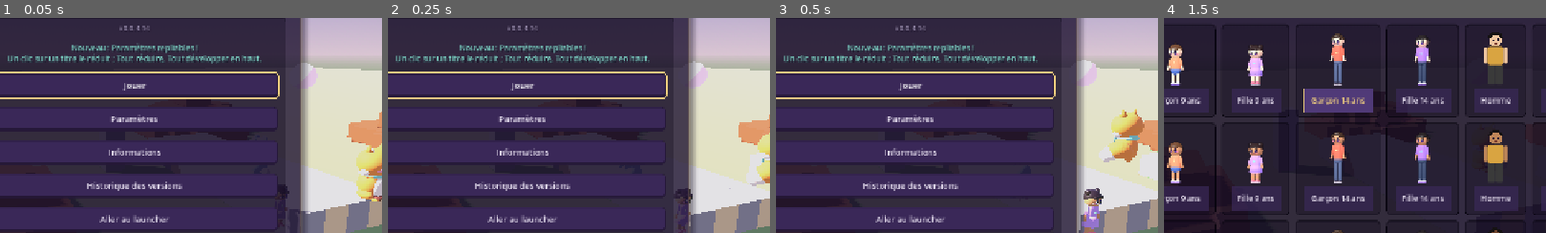
Above: before the commit, frames 1-4 (left to right).
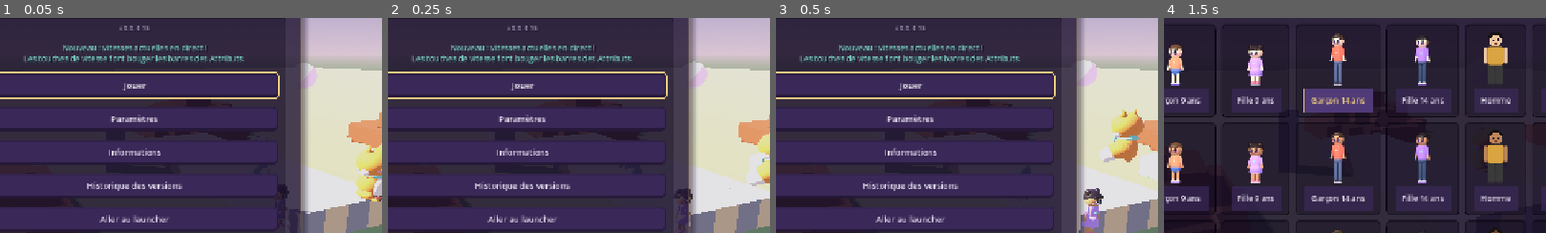
Above: after the commit, the same moments.

Repository: Oshidori99/OrbMeka
Game: Godot game, scene res://scenes/main.tscn
Two runs of this game, one before a commit and one after it. Both use one fixed random seed, a clock stepped at 60 frames per second and the inputs below.
Inputs:
- Up to frame 1 (0.05 s): no input
- Up to frame 2 (0.25 s): no input
- Up to frame 3 (0.5 s): no input
- Up to frame 4 (1.5 s): click "Paramètres" at 0.5 s; click "Personnage" at 1.25 s
The pictures show only the part of the screen within x 32-82%, y 24-74%; the shares and areas given below are measured in that part.

The runs differ from the first frame. In frame 1, 1.9% of the frame differs, in the area x 2-69%, y 3-22%; in frame 2, 1.9%; in frame 3, 1.9%; in frame 4, nothing differs.

Commit message:
0.0.4.15 — Vitesses actuelles
Attributs → Vitesses actuelles (déplacement, marche, course, casse, pose), changées en direct
par les touches de vitesse en mode développeur, champ et barre compris. Closes #112.

Co-Authored-By: Claude Opus 5.5 <noreply@anthropic.com>

Diff:
--- a/project.godot
+++ b/project.godot
@@ -11,7 +11,7 @@
 [application]
 
 config/name="OrbMeka"
-config/version="0.0.4.14"
+config/version="0.0.4.15"
 run/main_scene="res://scenes/main.tscn"
 config/features=PackedStringArray("4.7", "Forward Plus")
 config/icon="res://icon.svg"
--- a/scripts/app.gd
+++ b/scripts/app.gd
@@ -42,6 +42,7 @@
 	"Se baisser": {"keys": ["crouch_forward", "crouch_side", "crouch_back", "crouch_gravity"], "help": ["", "Vitesses et chute quand on se baisse.", "En se baissant (touche de Contrôles) : vitesse dans chaque direction, et gravité de chute, plus forte pour tomber plus vite."]},
 	"Voler": {"keys": ["fly_forward", "fly_side", "fly_back", "fly_run_forward", "fly_run_side", "fly_run_back", "fly_up", …(310 unchanged characters)…
 	"Changer de vitesse": {"keys": ["speed_max", "speed_min", "speed_up_rate", "speed_down_rate"], "help": ["", "↑ ↓ + tou …(542 unchanged characters)…
+	"Vitesses actuelles": {"keys": ["current_speed", "current_walk", "current_run", "current_break", "current_place"], "help": ["", "Où en sont les vitesses, en direct.", "Position actuelle des vitesses réglées en jeu avec ↑ ↓ (+ A : déplacement, + W : marche, + R : course, + clic : casse ou pose), en % de la normale. Les barres bougent en direct ; on peut aussi les régler ici. Gardées dans les limites de Changer de vitesse."]},
 	"Vue": {"keys": ["eye_height"], "help": ["", "Hauteur de la vue, en blocs.", "Hauteur des yeux au-dessus des pieds, en blocs : 1 = vue à un bloc du sol, 2 = à deux blocs. Deux décimales possibles (ex. 1,9 ou 2,15)."]},
 }
 # Réglages généraux (tous les mondes, quel que soit leur mode), par section du menu latéral.
@@ -250,6 +251,28 @@
 		character_voices.name = "CharacterVoices"
 		add_child(character_voices)
 	return character_voices
+
+# 0.0.4.15 : en mode développeur, les vitesses changées en jeu (↑ ↓, ⌫) s'affichent tout de suite dans
+# Attributs → Vitesses actuelles (champ et barre) ; enregistrées peu après le dernier changement.
+const SPEED_SAVE_DELAY := 0.6
+var speed_save_timer: Timer
+
+func _on_player_speeds() -> void:
+	if not is_instance_valid(active_world) or not active_world.developer_mode:
+		return
+	var player: Node = active_world.player
+	for scale in player.SCALES:
+		var key: String = "current_" + scale
+		var percent := snappedf(float(player.get(scale + "_scale")) * 100.0, 0.1)
+		settings.values[key] = percent
+		setting_fields[key].text = UserSettings.number_text(percent)
+		_sync_slider(key)
+	if speed_save_timer == null:
+		speed_save_timer = Timer.new()
+		speed_save_timer.one_shot = true
+		speed_save_timer.timeout.connect(func(): settings.save_values())
+		add_child(speed_save_timer)
+	speed_save_timer.start(SPEED_SAVE_DELAY)
 
 # Sons des menus (0.0.4.11), créés au premier bouton.
 func _sounds() -> Node:
@@ -1748,6 +1771,8 @@
 	active_world.set_coordinates_visible(settings.values.show_coords == "on")
 	active_world.player.crouch_toggle = settings.control_options.crouch_mode == "toggle"
 	active_world.player.run_mode = settings.control_options.run_mode
+	# 0.0.4.15 : vitesses changées en jeu → Attributs → Vitesses actuelles, en direct.
+	active_world.player.speeds_changed.connect(_on_player_speeds)
 	active_world.player.click_modifiers = Controls.click_modifiers(settings.controls)
 	active_world.player.move_blocks = Controls.blocked_moves(settings.controls)
 	# Opening from a menu is an explicit request to play immediately.
--- a/scripts/menu_showcase.gd
+++ b/scripts/menu_showcase.gd
@@ -12,9 +12,9 @@
 # 2 ou 3, choisis parmi les nouveautés : liste NEWS_RUNNERS ([id, peau], peau vide pour un animal).
 # Chacun prend son modèle Blender, sinon une forme simple (character_model.gd, partagé avec le jeu).
 # Le reste du fichier (sol, collines, ciel, caméra) ne change pas d'une version à l'autre.
-const NEWS_VERSION := "0.0.4.14"
-const NEWS_TEXT := "Nouveau : Paramètres repliables !
-Un clic sur un titre le réduit ; Tout réduire, Tout développer en haut."
+const NEWS_VERSION := "0.0.4.15"
+const NEWS_TEXT := "Nouveau : vitesses actuelles en direct !
+Les touches de vitesse font bouger les barres des Attributs."
 
 # 0.0.3.25 : les trois nouveautés de 0.0.3.23 en aller-retour au-dessus de l'herbe libre, devant la place
 # de sable et pierre (sous le panneau des menus, vers la droite), chacune sur sa rangée.
--- a/scripts/player.gd
+++ b/scripts/player.gd
@@ -1,4 +1,7 @@
 extends CharacterBody3D
+
+# 0.0.4.15 : une vitesse a changé (↑ ↓, ⌫) : l'application met à jour les Attributs → Vitesses actuelles.
+signal speeds_changed
 
 const ActionTiming = preload("res://scripts/action_timing.gd")
 
@@ -261,8 +264,11 @@
 	speed_min = float(values.get("speed_min", 50.0)) / 100.0
 	speed_up_rate = float(values.get("speed_up_rate", 40.0)) / 100.0
 	speed_down_rate = float(values.get("speed_down_rate", 40.0)) / 100.0
+	# 0.0.4.15 : en mode développeur, les vitesses actuelles viennent des Attributs ; sinon, celles
+	# de la partie restent (monde par défaut : non enregistrées). Toujours dans les limites.
 	for scale in SCALES:
-		set(scale + "_scale", clampf(get(scale + "_scale"), scale_min(), scale_max()))
+		var current: float = float(values.get("current_" + scale, 100.0)) / 100.0 if developer() else get(scale + "_scale")
+		set(scale + "_scale", clampf(current, scale_min(), scale_max()))
 	_apply_intervals()
 	character = str(values.get("character", "boy14"))
 	skin = str(values.get("skin", "light"))
@@ -502,6 +508,7 @@
 		for scale in SCALES:
 			set(scale + "_scale", 1.0)
 		_apply_intervals()
+		speeds_changed.emit()
 		return
 	for target in resets:
 		set(target + "_scale", 1.0)
@@ -513,6 +520,8 @@
 		var rate := speed_up_rate if changes[target] > 0.0 else speed_down_rate
 		set(target + "_scale", clampf(get(target + "_scale") + changes[target] * rate * delta, scale_min(), scale_max()))
 	_apply_intervals()
+	if not changes.is_empty() or not resets.is_empty():
+		speeds_changed.emit()
 
 func developer() -> bool:
 	return is_instance_valid(world) and world.get("developer_mode") == true
--- a/scripts/user_settings.gd
+++ b/scripts/user_settings.gd
@@ -42,6 +42,13 @@
 	"speed_min": {"label": "Vitesse minimale", "unit": "%", "default": 50.0, "min": 10.0, "max": 100.0},
 	"speed_up_rate": {"label": "Rapidité pour accélérer", "unit": "%/s", "default": 40.0, "min": 1.0, "max": 300.0},
 	"speed_down_rate": {"label": "Rapidité pour ralentir", "unit": "%/s", "default": 40.0, "min": 1.0, "max": 300.0},
+	# 0.0.4.15 : vitesses actuelles (en % de la normale), changées en direct par ↑ ↓ (+ A, W, R, clic)
+	# dans un monde en mode développeur ; ramenées dans les limites vitesse minimale / maximale.
+	"current_speed": {"label": "Déplacement actuel", "unit": "%", "default": 100.0, "min": 10.0, "max": 500.0},
+	"current_walk": {"label": "Marche actuelle", "unit": "%", "default": 100.0, "min": 10.0, "max": 500.0},
+	"current_run": {"label": "Course actuelle", "unit": "%", "default": 100.0, "min": 10.0, "max": 500.0},
+	"current_break": {"label": "Casse actuelle", "unit": "%", "default": 100.0, "min": 10.0, "max": 500.0},
+	"current_place": {"label": "Pose actuelle", "unit": "%", "default": 100.0, "min": 10.0, "max": 500.0},
 	# 0.0.3.17 : hauteur de la vue en blocs (1 = vue à un bloc du sol), deux décimales (pas de 0,01).
 	"eye_height": {"label": "Hauteur des yeux", "unit": "blocs", "default": 1.62, "min": 0.3, "max": 3.0, "step": 0.01},
 	# Réglages généraux (0.0.3.1) : valables dans tous les mondes, quel que soit leur mode.
@@ -79,7 +86,7 @@
 # Personnages d'avant 0.0.3.23 remplacés : l'ancien Garçon et l'ancienne Fille (≈ 14 ans) deviennent ceux de 14 ans.
 const FORMER_CHARACTERS := {"boy": "boy14", "girl": "girl14"}
 # Attributs du joueur : par défaut dans un monde par défaut, réglables en mode développeur.
-const ATTRIBUTE_KEYS := ["jump_height", "jump_speed", "fall_ …(346 unchanged characters)… ", "speed_up_rate", "speed_down_rate", "eye_height"]
+const ATTRIBUTE_KEYS := ["jump_height", "jump_speed", "fall_ …(346 unchanged characters)… ", "speed_up_rate", "speed_down_rate", "current_speed", "current_walk", "current_run", "current_break", "current_place", "eye_height"]
 # Un fichier par menu de Paramètres (0.0.3.6), nommé d'après le menu, dans user://
 # (Windows : %APPDATA%\Godot\app_userdata\OrbMeka\). L'ancien settings.json (avant 0.0.3.6)
 # n'est que lu, pour reprendre les réglages, si aucun de ces fichiers n'existe encore.
@@ -309,6 +316,18 @@
 	load_notice = ""
 	return true
 
+# 0.0.4.15 : enregistre les valeurs actuelles telles quelles (vitesses changées en jeu), menu par menu.
+func save_values() -> bool:
+	last_error = ""
+	for menu in FILES:
+		var part := {}
+		for key in values:
+			if menu_of(key) == menu:
+				part[key] = values[key]
+		if not _write(file_path(menu), part):
+			return false
+	return true
+
 func _write(path: String, data: Dictionary) -> bool:
 	var file := FileAccess.open(path + ".tmp", FileAccess.WRITE)
 	if file == null:
--- /dev/null
+++ b/tests/current_speeds_test.gd
@@ -0,0 +1,91 @@
+extends SceneTree
+# 0.0.4.15 : Attributs → Vitesses actuelles (déplacement, marche, course, casse, pose, en %) : changées
+# en direct par les touches de vitesse dans un monde en mode développeur (champ et barre), enregistrées ;
+# réglables à la main aussi. Monde par défaut : rien d'enregistré.
+const Settings = preload("res://scripts/user_settings.gd")
+const Catalog = preload("res://scripts/world_catalog.gd")
+const DELTA := 1.0 / 60.0
+var checks := 0
+var failures := 0
+
+func _initialize() -> void:
+	call_deferred("_run")
+
+func check(ok: bool, label: String) -> void:
+	checks += 1
+	if ok:
+		print("PASS: " + label)
+	else:
+		failures += 1
+		push_error("FAIL: " + label)
+
+func hold(player: Node, count: int, changes: Dictionary, up := false) -> void:
+	for index in range(count):
+		player.update_speed(DELTA, true, up, false, false, changes)
+
+func _run() -> void:
+	root.size = Vector2i(1280, 720)
+	var keys := ["current_speed", "current_walk", "current_run", "current_break", "current_place"]
+	for key in keys:
+		check(key in Settings.ATTRIBUTE_KEYS and Settings.SPECS[key].default == 100.0, "attribute 100 %%: %s" % key)
+	var fixture := "res://.godot/current-speeds-%d.json" % Time.get_ticks_usec()
+	var settings := Settings.new(fixture)
+	var app: Control = load("res://scenes/main.tscn").instantiate()
+	app.settings = settings
+	app.catalog = Catalog.new(fixture + ".worlds")
+	var dev: Dictionary = app.catalog.create_world("Dev", "1", Catalog.MODE_DEVELOPER)
+	var plain: Dictionary = app.catalog.create_world("Simple", "2")
+	root.add_child(app)
+	current_scene = app
+	await process_frame
+	var categories: Array = app.ATTRIBUTE_CATEGORIES.keys()
+	check(app.ATTRIBUTE_CATEGORIES["Vitesses actuelles"].keys == keys and categories.find("Vitesses actuelles") == categories.find("Changer de vitesse") + 1, "Vitesses actuelles, just under Changer de vitesse")
+	check(keys.all(func(key): return app.setting_sliders.has(key)), "a bar for each")
+	# Monde développeur : les touches changent les Attributs en direct.
+	app.open_world(dev.id)
+	await process_frame
+	var player: Node = app.active_world.player
+	player.set_physics_process(false)
+	hold(player, 60, {"walk": 1.0})
+	check(absf(settings.values.current_walk - 140.0) < 0.5 and app.setting_fields.current_walk.text == Settings.number_text(settings.values.current_walk) and absf(app.setting_sliders.current_walk.value - 140.0) < 0.6, "↑ + W: Marche actuelle 140 %%, field and bar follow (%s)" % app.setting_fields.current_walk.text)
+	hold(player, 30, {}, true)
+	check(absf(settings.values.current_speed - 120.0) < 0.5, "↑ + A: Déplacement actuel 120 %%")
+	hold(player, 600, {"break": 1.0})
+	check(settings.values.current_break == 200.0 and app.setting_sliders.current_break.value == 200.0, "casse at the maximum: 200 %%")
+	app.speed_save_timer.timeout.emit()
+	var saved: Variant = JSON.parse_string(FileAccess.get_file_as_string(settings.file_path("attributes")))
+	check(absf(saved.current_walk - 140.0) < 0.5 and saved.current_break == 200.0, "saved in attributs.json")
+	player.update_speed(DELTA, true, false, false, true)
+	check(settings.values.current_walk == 100.0 and app.setting_fields.current_break.text == Settings.number_text(100.0), "⌫ twice: back to 100 %% in the Attributs too")
+	# Réglage à la main dans les Attributs.
+	app.setting_fields.current_run.text = "150"
+	app._autosave()
+	check(is_equal_approx(player.run_scale, 1.5), "typing 150 %% sets the run speed in game")
+	app.setting_fields.current_run.text = "450"
+	app._autosave()
+	check(is_equal_approx(player.run_scale, 2.0), "kept within Vitesse maximale (200 %%)")
+	app.return_to_worlds()
+	var reloaded := Settings.new(fixture)
+	check(reloaded.values.current_run == 450.0, "typed value kept as typed (limited only in game)")
+	# Monde par défaut : rien n'est changé dans les Attributs.
+	app.open_world(plain.id)
+	await process_frame
+	player = app.active_world.player
+	player.set_physics_process(false)
+	var before: float = settings.values.current_walk
+	hold(player, 60, {"walk": 1.0})
+	check(settings.values.current_walk == before and player.walk_scale > 1.0 and player.walk_scale <= 1.5, "default world: speed changes in game only (75-150 %%)")
+	app.return_to_worlds()
+	# Ancien attributs.json.
+	var old := Settings.new(fixture + ".old")
+	var file := FileAccess.open(old.file_path("attributes"), FileAccess.WRITE)
+	file.store_string('{"walk_forward": 6.0}')
+	file.close()
+	var legacy := Settings.new(fixture + ".old")
+	check(legacy.values.current_speed == 100.0 and legacy.load_notice.is_empty(), "old attributs.json: 100 %%, no warning")
+	root.remove_child(app)
+	app.queue_free()
+	await process_frame
+	DirAccess.remove_absolute(ProjectSettings.globalize_path(fixture + ".worlds"))
+	print("RESULT: %d current speed checks, %d failures" % [checks, failures])
+	quit(0 if failures == 0 else 1)
--- a/tests/eye_height_test.gd
+++ b/tests/eye_height_test.gd
@@ -30,7 +30,7 @@
 	current_scene = app
 	await process_frame
 	var categories: Array = app.ATTRIBUTE_CATEGORIES.keys()
-	check(categories.find("Vue") == categories.find("Changer de vitesse") + 1 and app.ATTRIBUTE_CATEGORIES.Vue.keys == ["eye_height"], "Vue category in Attributs")
+	check(categories.find("Vue") == categories.find("Vitesses actuelles") + 1 and app.ATTRIBUTE_CATEGORIES.Vue.keys == ["eye_height"], "Vue category in Attributs")
 	check(app.setting_sliders.eye_height.step == 0.01, "slider moves by 0,01")
 	app.show_page("settings")
 	for pair in [["1,9", 1.9], ["2,15", 2.15], ["1", 1.0], ["1,999", 2.0]]:
--- a/tests/history_resume_test.gd
+++ b/tests/history_resume_test.gd
@@ -35,7 +35,7 @@
 "):
 		if line.begins_with("0.0."):
 			titles.append(line)
-	check(titles.size() == 66 and titles[0].begins_with("0.0.4.14 ") and titles[-1].begins_with("0.0.1 "), "all sixty-six versions shown latest to earliest")
+	check(titles.size() == 67 and titles[0].begins_with("0.0.4.15 ") and titles[-1].begins_with("0.0.1 "), "all sixty-seven versions shown latest to earliest")
 	check(titles.find("0.0.2.5.1 — Rappels de commandes") < titles.find("0.0.2.5 — Raccourcis et sélection"), "five-part patch number sorted correctly")
 	check(not is_instance_valid(app.active_world) and Input.mouse_mode == Input.MOUSE_MODE_VISIBLE, "history does not launch game or capture pointer")
 	await process_frame
--- a/tests/interface_info_test.gd
+++ b/tests/interface_info_test.gd
@@ -35,7 +35,7 @@
 	check(app.home_version.text == "v" + str(ProjectSettings.get_setting("application/config/version")), "home shows current project version")
 	app.settings_button.pressed.emit()
 	check(app.page == "settings" and app.settings_tabs.general.has_focus(), "settings opens with keyboard focus on the first side tab")
-	check(app.pages.settings.get_child(0).text == "Paramètres" and app.setting_fields.size() == 38, "settings shows Paramètres with thirty-eight fields (30 attributes, mouse, 2 volumes, 5 video)")
+	check(app.pages.settings.get_child(0).text == "Paramètres" and app.setting_fields.size() == 43, "settings shows Paramètres with forty-three fields (35 attributes, mouse, 2 volumes, 5 video)")
 	check(app.pages.settings.find_children("*", "Button", true, false).back() == app.settings_back_button and not app.pages.settings.find_children("*", "Button", true, false).any(func(button): return button.text == "Appliquer"), "no Apply button, Return available")
 	app.settings_back_button.pressed.emit()
 	check(app.page == "home", "settings return button restores home")
--- a/tests/pause_test.gd
+++ b/tests/pause_test.gd
@@ -24,7 +24,7 @@
 	app.catalog.worlds.append({"id": "pause-test", "name": "Mon monde", "seed": 123})
 	root.add_child(app)
 	current_scene = app
-	check(app.home_version.text == "v0.0.4.14", "version visible on home")
+	check(app.home_version.text == "v0.0.4.15", "version visible on home")
 	app.open_world("pause-test")
 	var world: Node3D = app.active_world
 	var player: CharacterBody3D = world.player
@@ -40,7 +40,7 @@
 	escape.pressed = true
 	app._unhandled_key_input(escape)
 	check(app.page == "pause" and paused, "Escape opens real pause")
-	check(app.pause_version.text == "v0.0.4.14" and app.pause_version.is_visible_in_tree(), "version visible in pause")
+	check(app.pause_version.text == "v0.0.4.15" and app.pause_version.is_visible_in_tree(), "version visible in pause")
 	check(not world.can_process() and app.can_process(), "world stops processing while menus remain active")
 	check(not player.actions.placing and not player.actions.breaking, "pause cancels both repeat timers")
 	check(Input.mouse_mode == Input.MOUSE_MODE_VISIBLE, "pause releases pointer")
--- a/tests/prototype_test.gd
+++ b/tests/prototype_test.gd
@@ -67,7 +67,7 @@
 			spawn_clear = false
 	check(spawn_clear, "spawn capsule does not intersect any block")
 	check(Input.mouse_mode == Input.MOUSE_MODE_VISIBLE, "startup leaves mouse free")
-	check(ProjectSettings.get_setting("application/config/version") == "0.0.4.14", "project version is 0.0.4.14")
+	check(ProjectSettings.get_setting("application/config/version") == "0.0.4.15", "project version is 0.0.4.15")
 	for action in ["move_forward", "move_back", "move_left", "move_right", "jump"]:
 		check(InputMap.has_action(action), "input binding: " + action)
 	# Marche testée dans l'aire dégagée (l'apparition en 0, 0 fait face aux blocs de démonstration).
--- a/tests/settings_walk_test.gd
+++ b/tests/settings_walk_test.gd
@@ -80,7 +80,7 @@
 	app.setting_resets.walk_forward.pressed.emit()
 	check(settings.values.walk_forward == Settings.SPECS.walk_forward.default, "field reset saves the default at once")
 	# Catégorie Marche.
-	check(App.ATTRIBUTE_CATEGORIES.keys() == ["Saut", "Blocs", "Marche", "Courir", "Se baisser", "Voler", "Changer de vitesse", "Vue"] and App.ATTRIBUTE_CATEGORIES.Marche.keys == WALK_KEYS, "Marche with three speeds, then Courir, Se baisser, Voler, Changer de vitesse")
+	check(App.ATTRIBUTE_CATEGORIES.keys() == ["Saut", "Blocs", "Marche", "Courir", "Se baisser", "Voler", "Changer de vitesse", "Vitesses actuelles", "Vue"] and App.ATTRIBUTE_CATEGORIES.Marche.keys == WALK_KEYS, "Marche with three speeds, then Courir, Se baisser, Voler, Changer de vitesse, Vitesses actuelles")
 	for key in WALK_KEYS:
 		check(Settings.SPECS[key].default == Player.SPEED, "walking default is the former player speed: " + key)
 	check(["Avancer", "Avancer de côté", "Reculer"] == WALK_KEYS.map(func(key): return Settings.SPECS[key].label), "walking labels")
--- a/tests/shortcuts_selection_test.gd
+++ b/tests/shortcuts_selection_test.gd
@@ -78,7 +78,7 @@
 	key(KEY_F2)
 	key(KEY_F3)
 	check(app.page == "worlds" and not paused, "shortcuts remain inactive after leaving world")
-	check(app.home_version.text == "v0.0.4.14" and app.pause_version.text == "v0.0.4.14", "home and pause show new version")
+	check(app.home_version.text == "v0.0.4.15" and app.pause_version.text == "v0.0.4.15", "home and pause show new version")
 	root.remove_child(app)
 	app.queue_free()
 	await process_frame
Not shown, changed: docs/HISTORIQUE.txt
Not shown, added: tests/current_speeds_test.gd.uid
